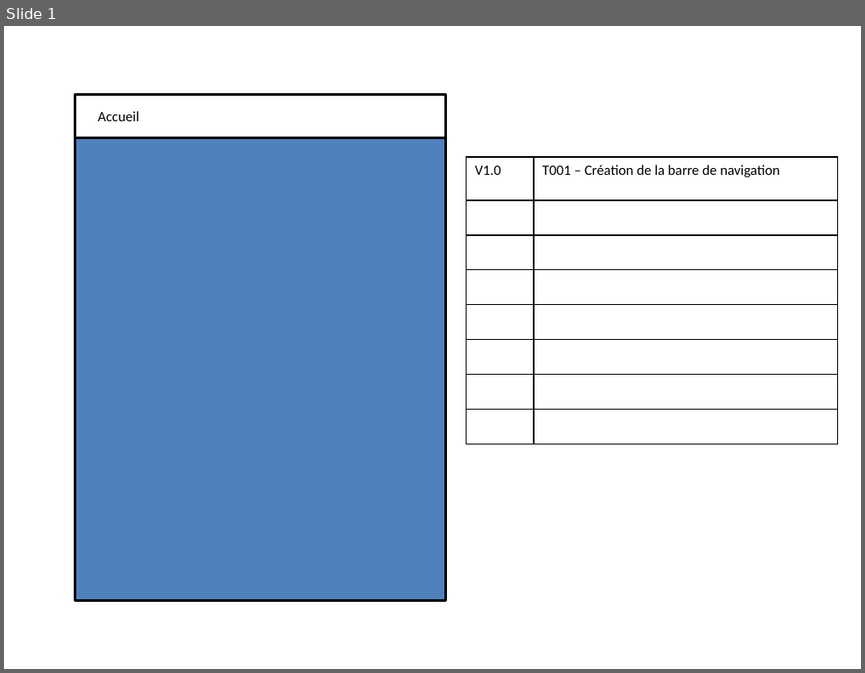
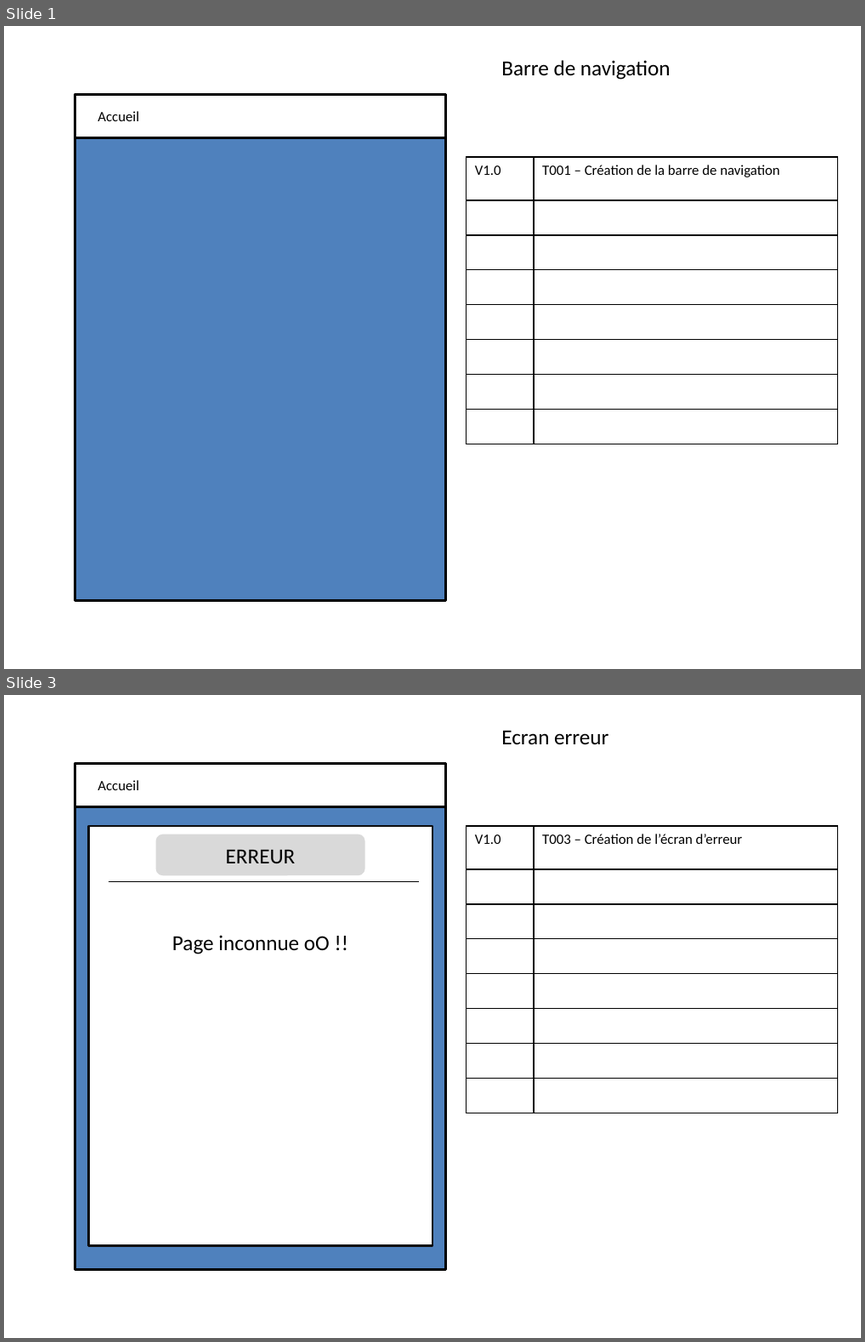
Before and after one commit to marie-aure/elba-backend, a slide deck: src/main/resources/mq.pptx. Shown one above the other, each under a label of ours: slide 1 before the commit, slides 1 and 3 after it; the slides between them are not shown. The pictures are 865x673 and 865x1342 pixels, drawn with LibreOffice and Linux fonts; fonts in the diff are those of the drawing. Boxes give left, top, right and bottom in pixels: in the first picture for what was removed or moved away, otherwise in the second. Text is boxed around its words. In the diff, an @@ line names an element or a change of style, - is before the commit and + after.

```diff
--- a/src/main/resources/mq.pptx
+++ b/src/main/resources/mq.pptx
@@ slide 3 added at bbox=[4, 695, 861, 1338], background #FFFFFF @@
@@ text added at bbox=[501, 730, 608, 745], 18 pt, text #000000 @@
+Ecran erreur
@@ group added at bbox=[75, 764, 446, 1270]: 3 rectangles, 2 texts, 1 line, 1 rounded rectangle @@
+Accueil
+Page inconnue oO !!
+ERREUR
@@ table added at bbox=[466, 826, 837, 1112], 8 rows, 2 columns @@
+V1.0 | T003 – Création de l’écran d’erreur
+ | 
+ | 
+ | 
+ | 
+ | 
+ | 
+ | 
@@ slide 1 changed as well @@
@@ text added at bbox=[501, 60, 670, 80], 18 pt, text #000000 @@
+Barre de navigation
```
Also in this commit, not shown: 1 other slide added, 7 other files.
